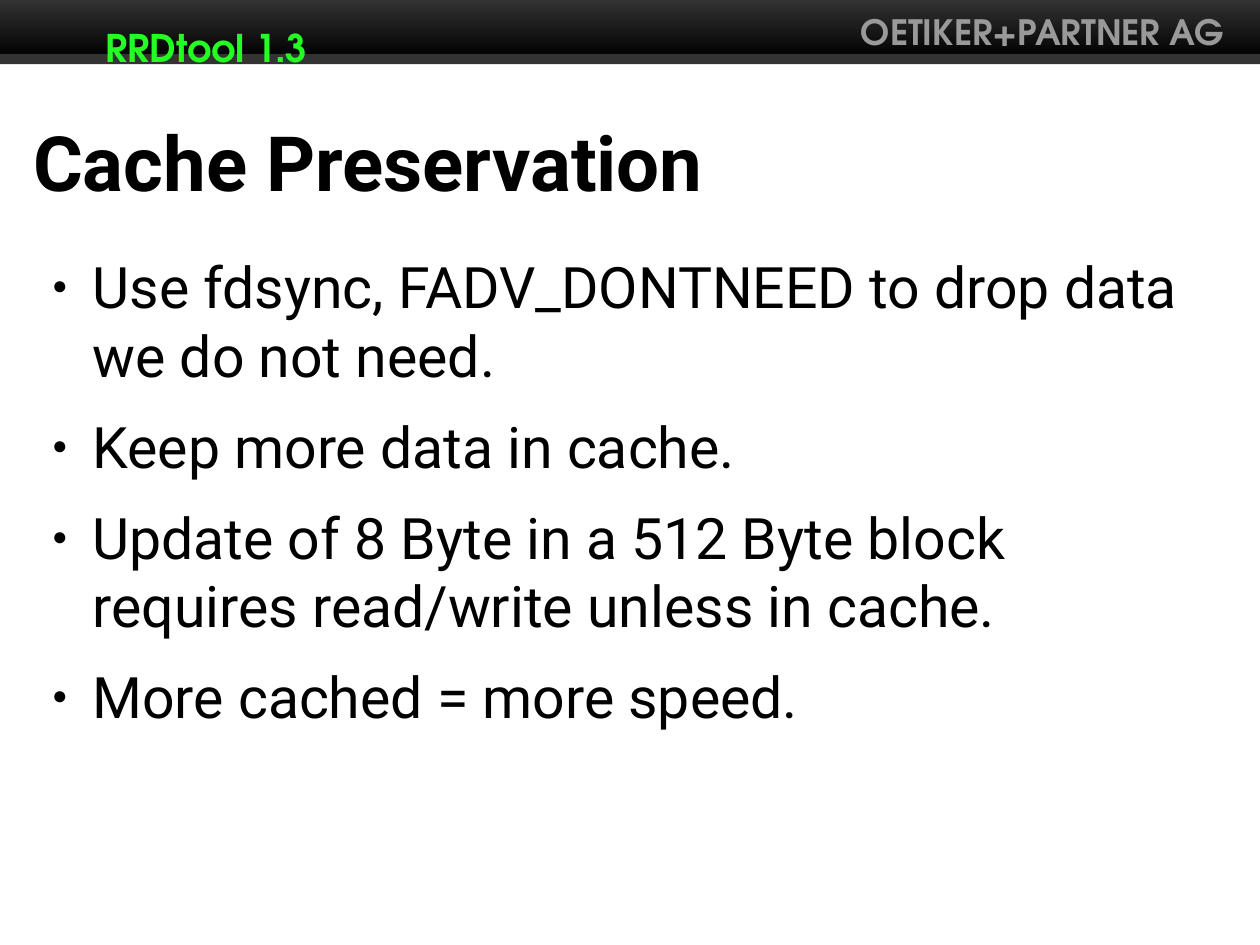
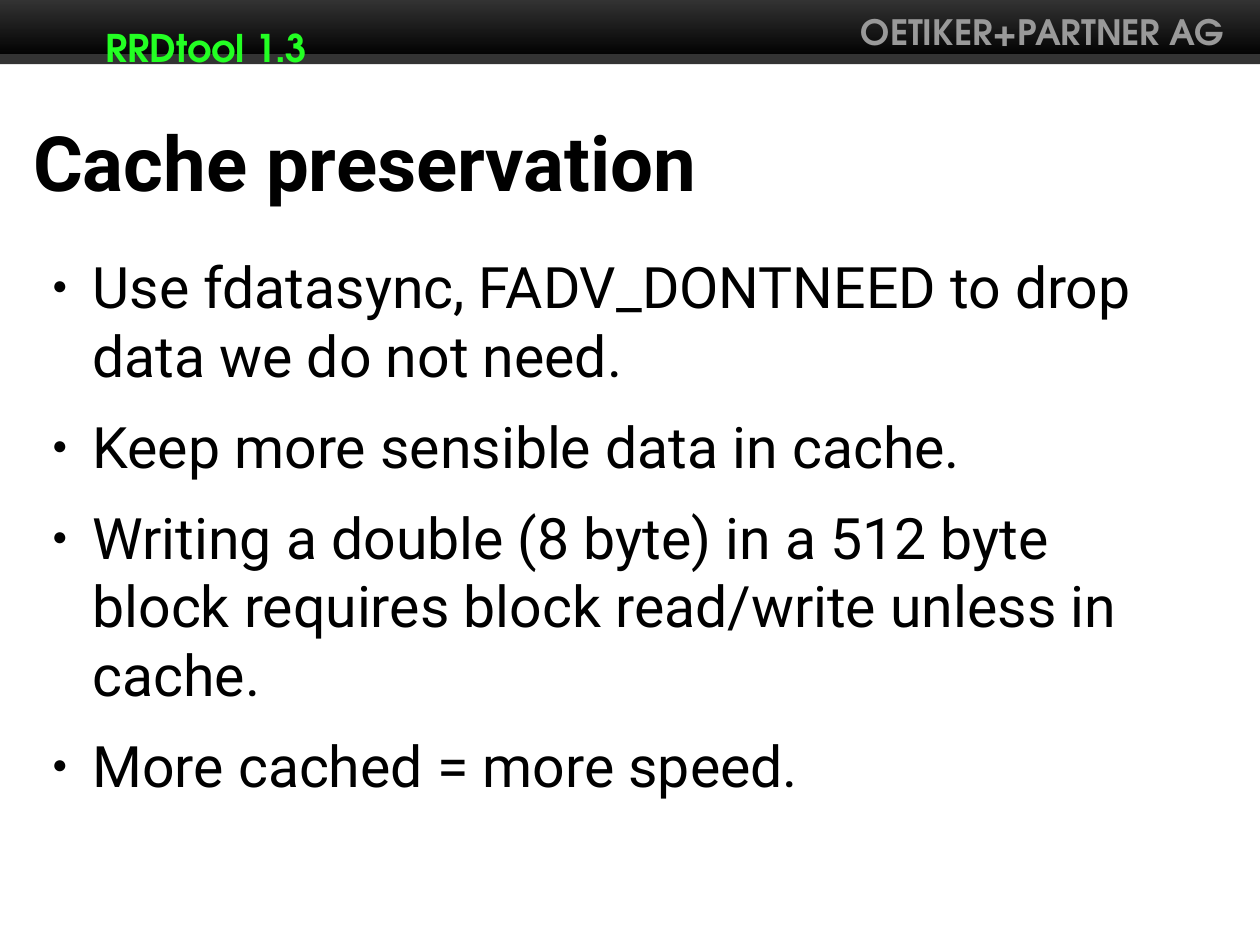
Before and after one commit to Distrotech/rrdtool, a slide deck: slide 4 of talks/rrdtool13/rrdtool13.odp. Drawn at 1260x945 pixels with LibreOffice and Linux fonts; fonts in the diff are those of the drawing. Boxes give left, top, right and bottom in pixels: in the first picture for what was removed or moved away, otherwise in the second. Text is boxed around its words. In the diff, an @@ line names an element or a change of style, - is before the commit and + after.

```diff
--- a/talks/rrdtool13/rrdtool13.odp
+++ b/talks/rrdtool13/rrdtool13.odp
@@ title at bbox=[33, 134, 696, 207]: text changed @@
-Cache Preservation
+Cache preservation
@@ text at bbox=[93, 264, 1131, 697]: text changed @@
-● Use fdsync, FADV_DONTNEED to drop data we do not need.
-● Keep more data in cache.
-● Update of 8 Byte in a 512 Byte block requires read/write unless in cache.
+● Use fdatasync, FADV_DONTNEED to drop data we do not need.
+● Keep more sensible data in cache.
+● Writing a double (8 byte) in a 512 byte block requires block read/write unless in cache.
```
Also in this commit, not shown: 6 other slides changed.
